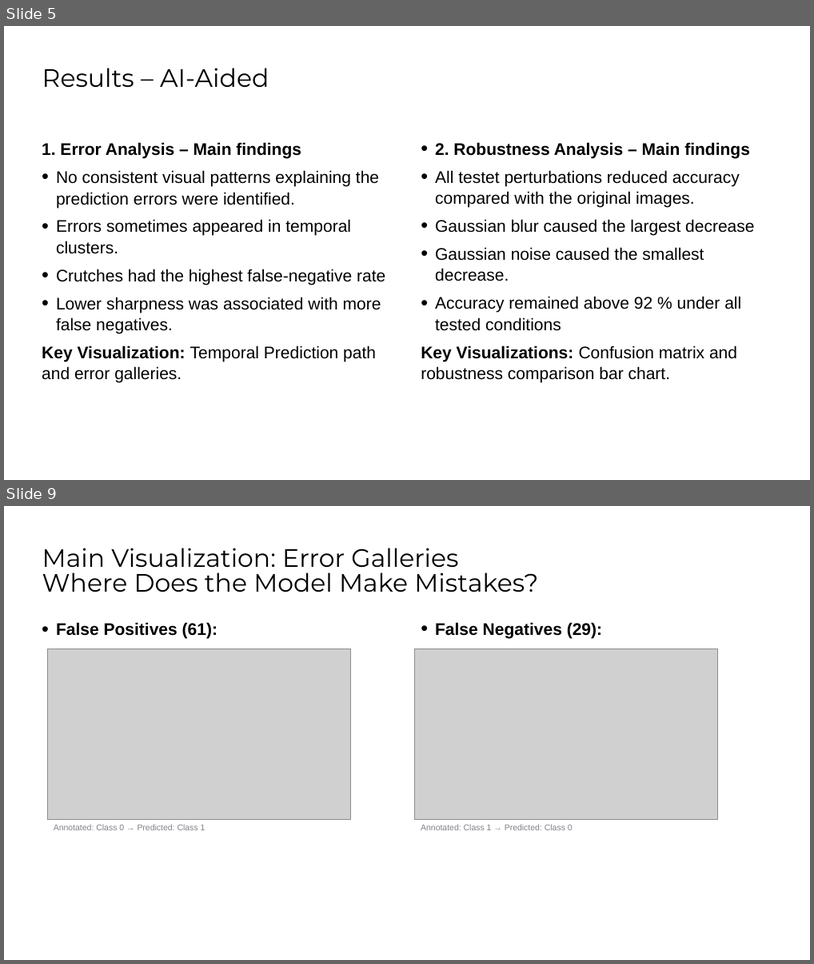
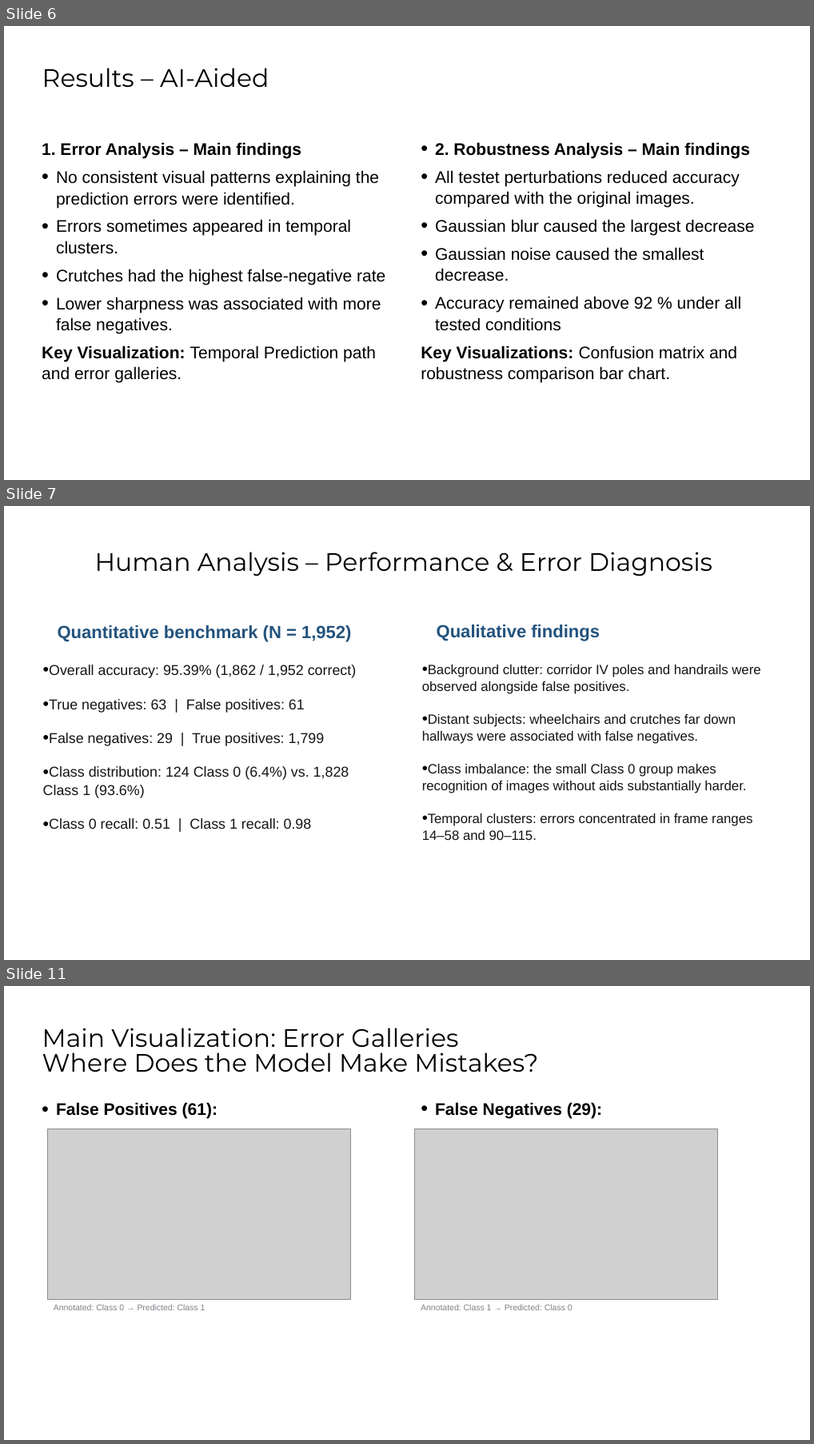
Before and after one commit to Prajothis/mobility-aids-resnet50, a slide deck: Phase1_midterm.pptx. Shown one above the other, each under a label of ours: slides 5 and 9 before the commit, slides 6, 7 and 11 after it; the slides between them are not shown. The pictures are 814x964 and 814x1444 pixels, drawn with LibreOffice and Linux fonts; fonts in the diff are those of the drawing; grey boxes stand for pictures; background and template pictures are left out. Boxes give left, top, right and bottom in pixels: in the first picture for what was removed or moved away, otherwise in the second. Text is boxed around its words. In the diff, an @@ line names an element or a change of style, - is before the commit and + after.

```diff
--- a/Phase1_midterm.pptx
+++ b/Phase1_midterm.pptx
@@ slide 7 added at (4, 506, 810, 960), background #FFFFFF @@
@@ title added at (95, 552, 713, 576), 30 pt, text #000000 @@
+Human Analysis – Performance & Error Diagnosis
@@ text added at (43, 625, 357, 828), 17 pt, text #141414 @@
+Quantitative benchmark (N = 1,952)
+• Overall accuracy: 95.39% (1,862 / 1,952 correct)
+• True negatives: 63 | False positives: 61
+• False negatives: 29 | True positives: 1,799
+• Class distribution: 124 Class 0 (6.4%) vs. 1,828 Class 1 (93.6%)
+• Class 0 recall: 0.51 | Class 1 recall: 0.98
@@ text added at (422, 624, 761, 840), 16 pt, text #141414 @@
+Qualitative findings
+• Background clutter: corridor IV poles and handrails were observed alongside false positives.
+• Distant subjects: wheelchairs and crutches far down hallways were associated with false negatives.
+• Class imbalance: the small Class 0 group makes recognition of images without aids substantially harder.
+• Temporal clusters: errors concentrated in frame ranges 14–58 and 90–115.
@@ what was slide 5 is now slide 6 @@
@@ what was slide 9 is now slide 11 @@
```
Also in this commit, not shown: 3 other slides added, 2 slides removed.
